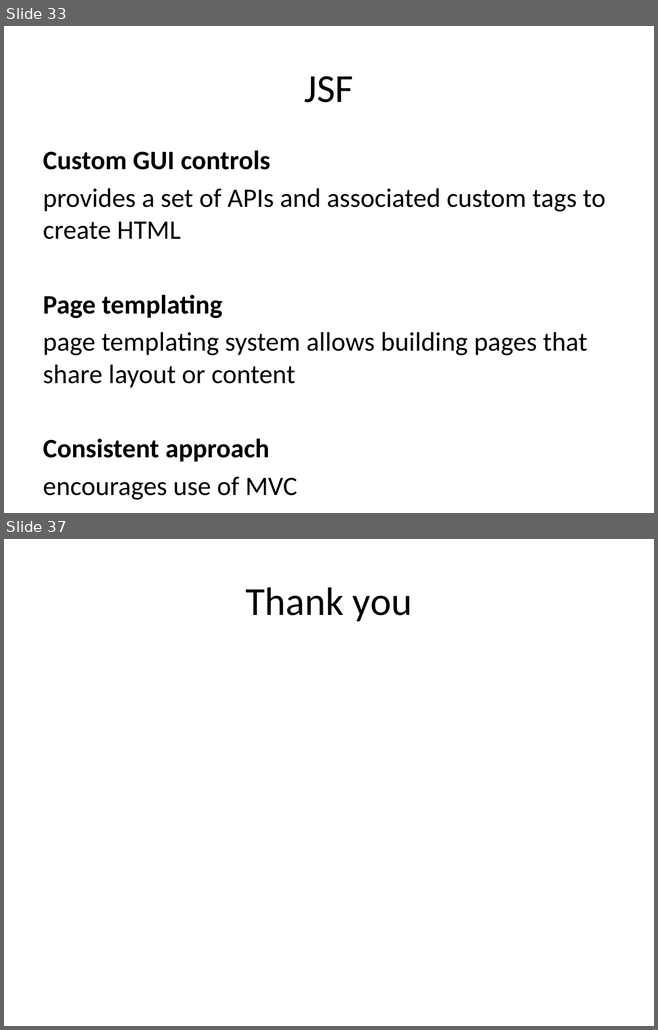
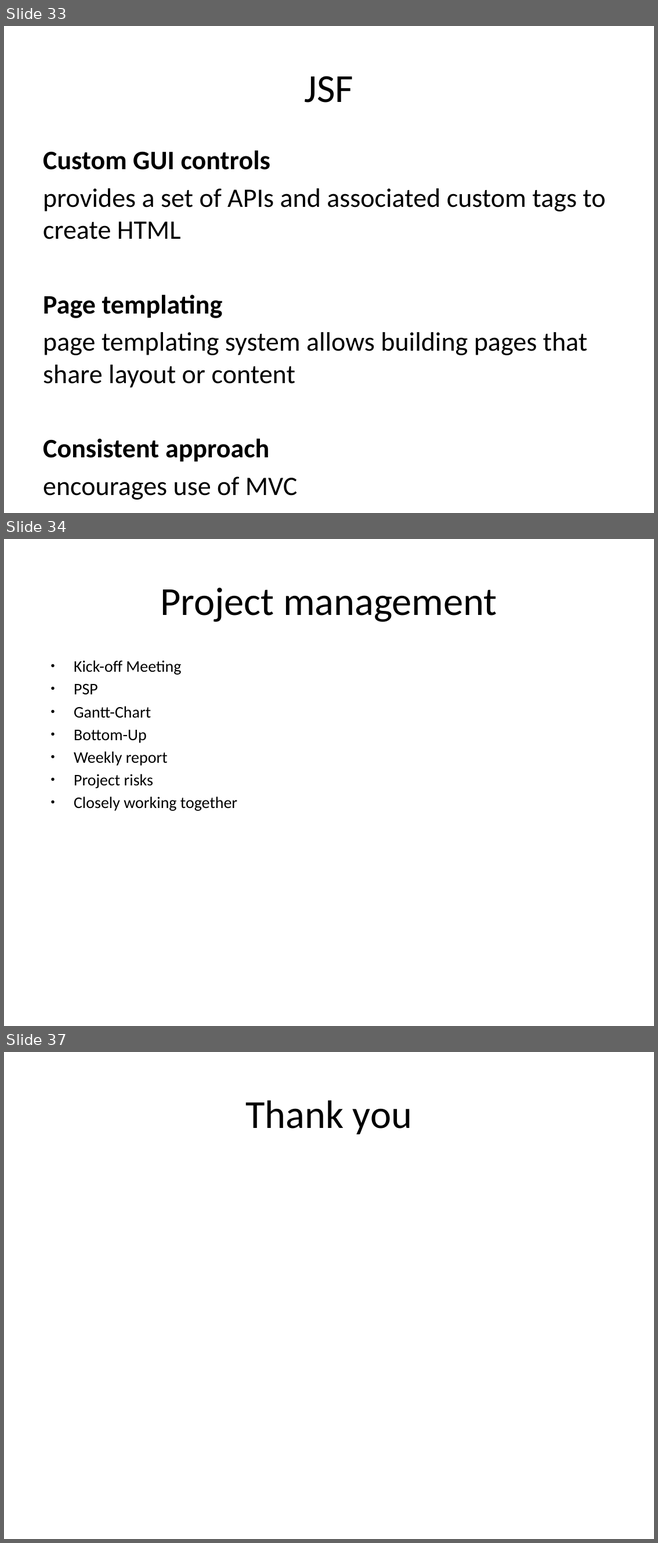
Before and after one commit to markusmo/HotelSoftware, a slide deck: Documentation/Praesentation/PresentationRoomanizer.pptx. Shown one above the other, each under a label of ours: slides 33 and 37 before the commit, slides 33, 34 and 37 after it; the slides between them are not shown. The pictures are 658x1030 and 658x1543 pixels, drawn with LibreOffice and Linux fonts; fonts in the diff are those of the drawing. Boxes give left, top, right and bottom in pixels: in the first picture for what was removed or moved away, otherwise in the second. Text is boxed around its words. In the diff, an @@ line names an element or a change of style, - is before the commit and + after.

```diff
--- a/Documentation/Praesentation/PresentationRoomanizer.pptx
+++ b/Documentation/Praesentation/PresentationRoomanizer.pptx
@@ slide 34 added at <box>4,539,654,1026</box>, background #FFFFFF @@
@@ title added at <box>160,588,497,622</box>, 44 pt, text #000000 @@
+Project management
@@ text added at <box>74,660,237,811</box>, 18 pt, text #000000 @@
+● Kick-off Meeting
+● PSP
+● Gantt-Chart
+● Bottom-Up
+● Weekly report
+● Project risks
+● Closely working together
```
Also in this commit, not shown: 2 other slides added, 3 slides removed, 2 other files.
